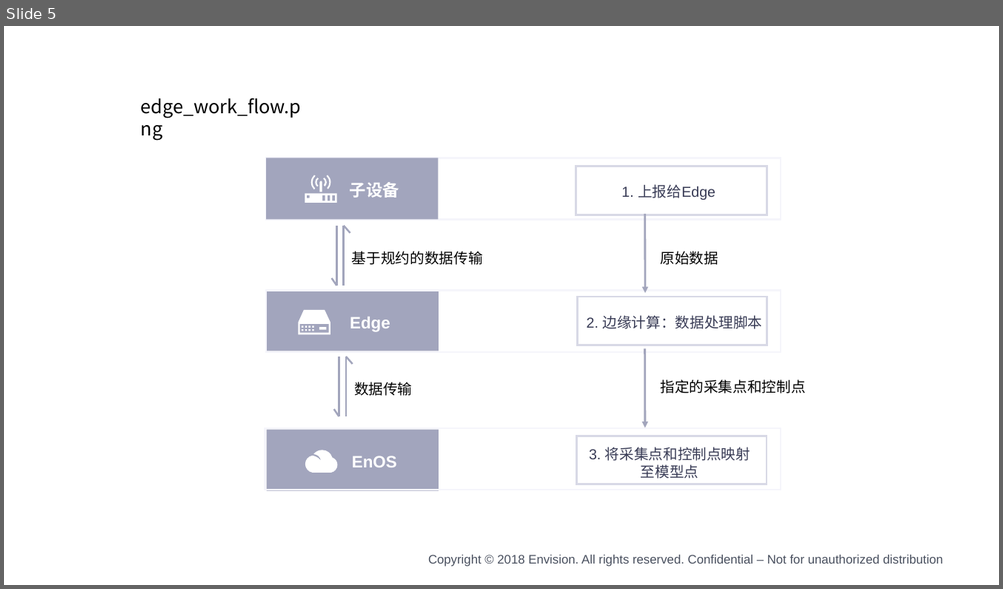
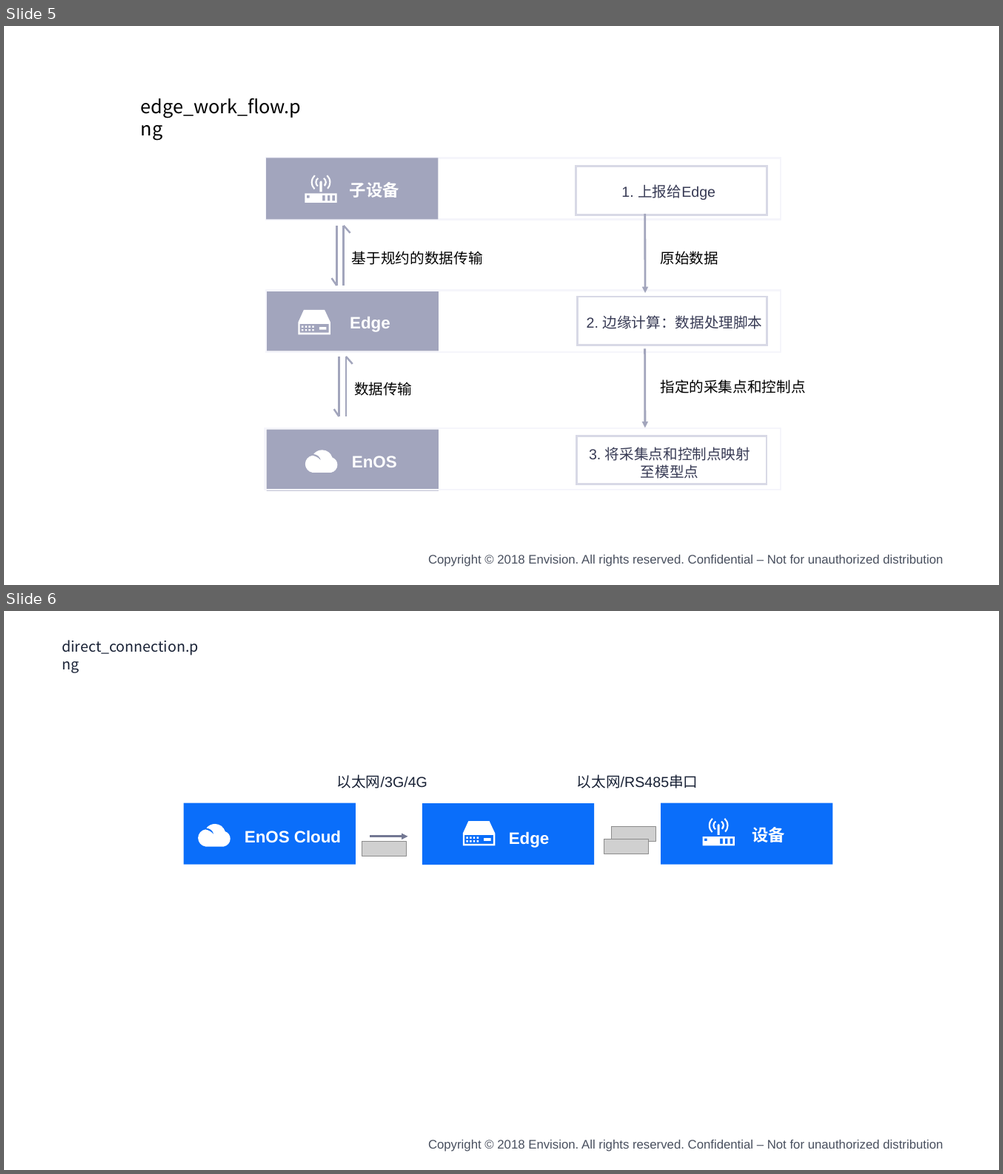
Before and after one commit to EnvisionDoc/enos_edge_zh, a slide deck: media/edge.pptx. Shown one above the other, each under a label of ours: slide 5 before the commit, slides 5 and 6 after it. The pictures are 1003x589 and 1003x1174 pixels, drawn with LibreOffice and Linux fonts; fonts in the diff are those of the drawing; grey boxes stand for pictures; background and template pictures are left out. Boxes give left, top, right and bottom in pixels: in the first picture for what was removed or moved away, otherwise in the second. Text is boxed around its words. In the diff, an @@ line names an element or a change of style, - is before the commit and + after.

```diff
--- a/media/edge.pptx
+++ b/media/edge.pptx
@@ slide 6 added at <box>4,611,999,1170</box>, background #FFFFFF; not listed: 1 template element that a slide beside it also shows @@
@@ text added at <box>62,640,198,655</box>, 14 pt, text #182135 @@
+direct_connection.png
@@ group added at <box>184,775,832,865</box>: 5 texts, 3 rectangles, 3 freeform shapes, 3 pictures, 1 arrow @@
+以太网/3G/4G
+以太网/RS485串口
+EnOS Cloud
+设备
+Edge
```
Also in this commit, not shown: 2 other slides added, 24 other files.
